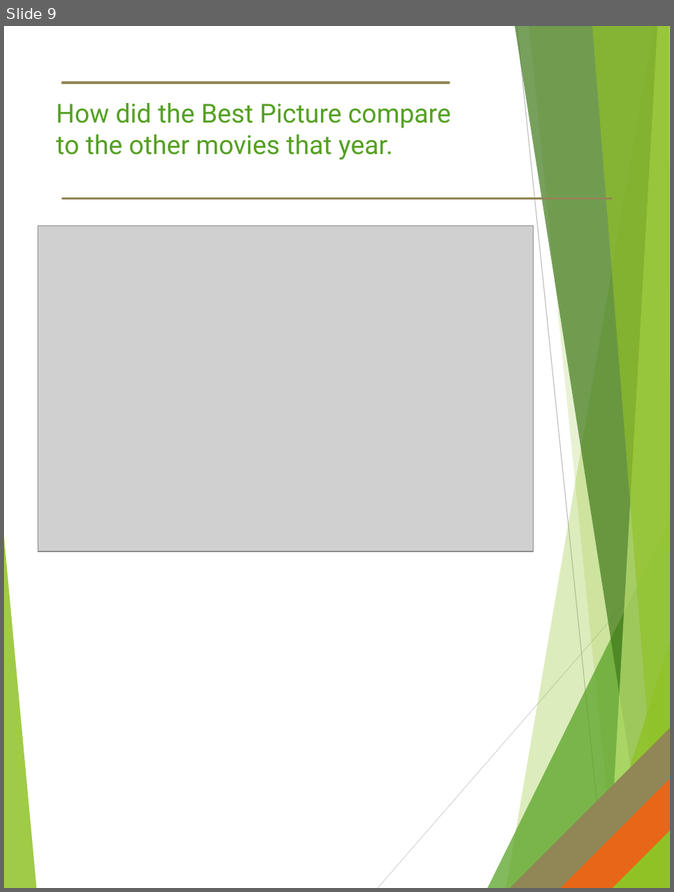
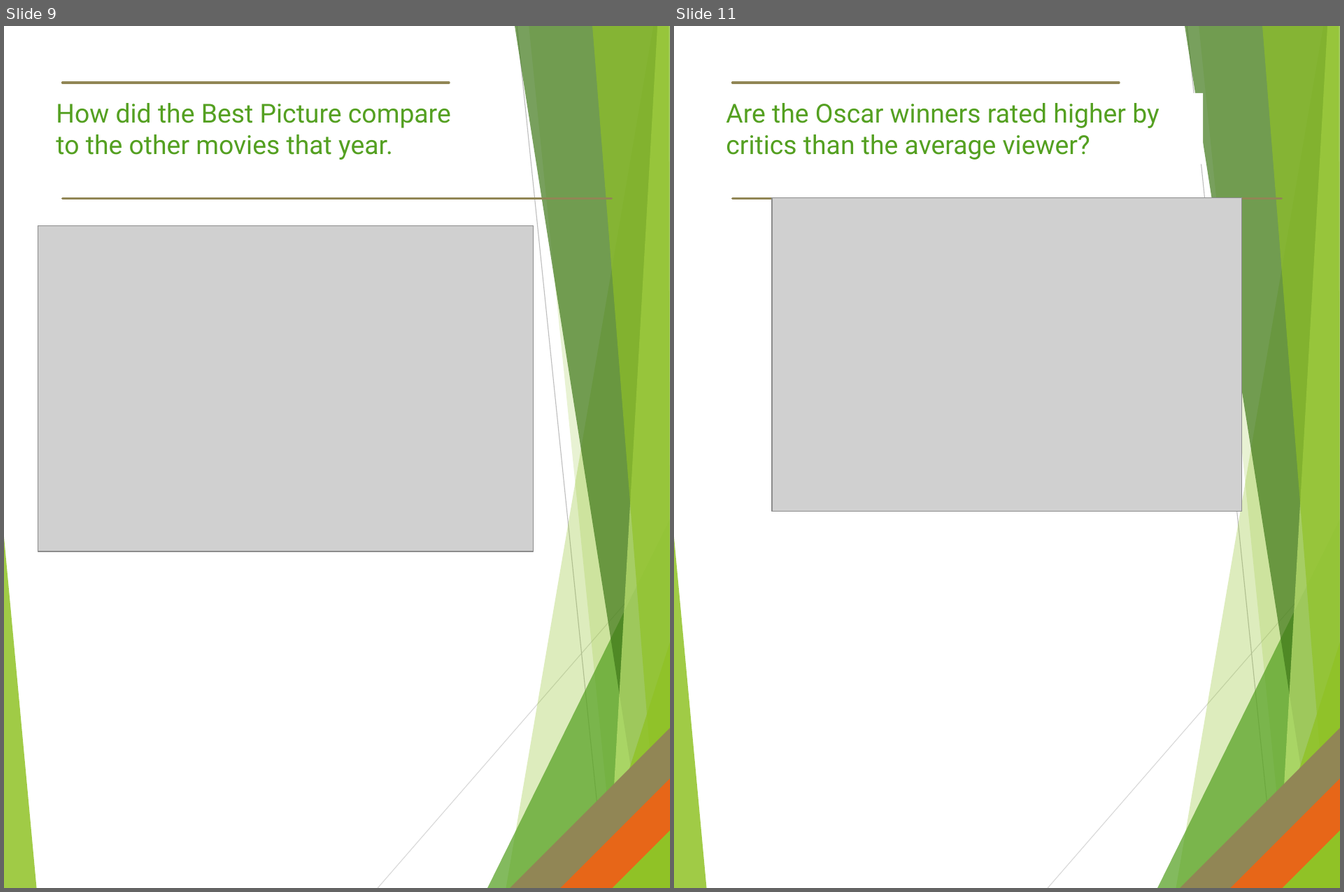
Before and after one commit to newton1021/project1, a slide deck: ANALYZING THE OSCARS.pptx. Shown side by side, each under a label of ours: slide 9 before the commit, slides 9 and 11 after it; the slides between them are not shown. The pictures are 674x892 and 1344x892 pixels, drawn with LibreOffice and Linux fonts; fonts in the diff are those of the drawing; grey boxes stand for pictures. Boxes give left, top, right and bottom in pixels: in the first picture for what was removed or moved away, otherwise in the second. Text is boxed around its words. In the diff, an @@ line names an element or a change of style, - is before the commit and + after.

```diff
--- a/ANALYZING THE OSCARS.pptx
+++ b/ANALYZING THE OSCARS.pptx
@@ slide 11 added at <box>674,26,1340,888</box>, background #FFFFFF; not listed: 15 template elements that a slide beside it also shows @@
@@ text added at <box>726,103,1159,160</box>, 24 pt, text #54A021 @@
+Are the Oscar winners rated higher by critics than the average viewer?
@@ picture added at <box>772,198,1242,511</box> @@
```
Also in this commit, not shown: 2 slides changed, 1 other slide added, 1 other file.
